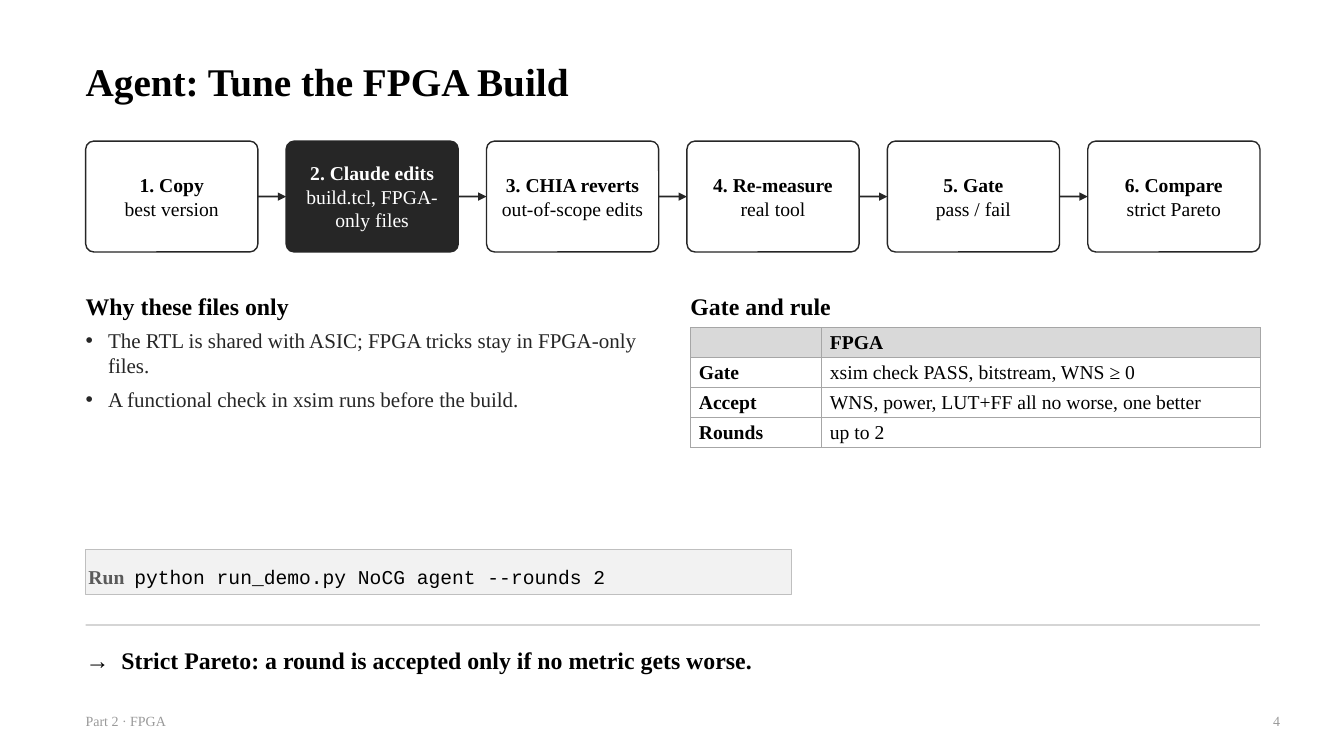
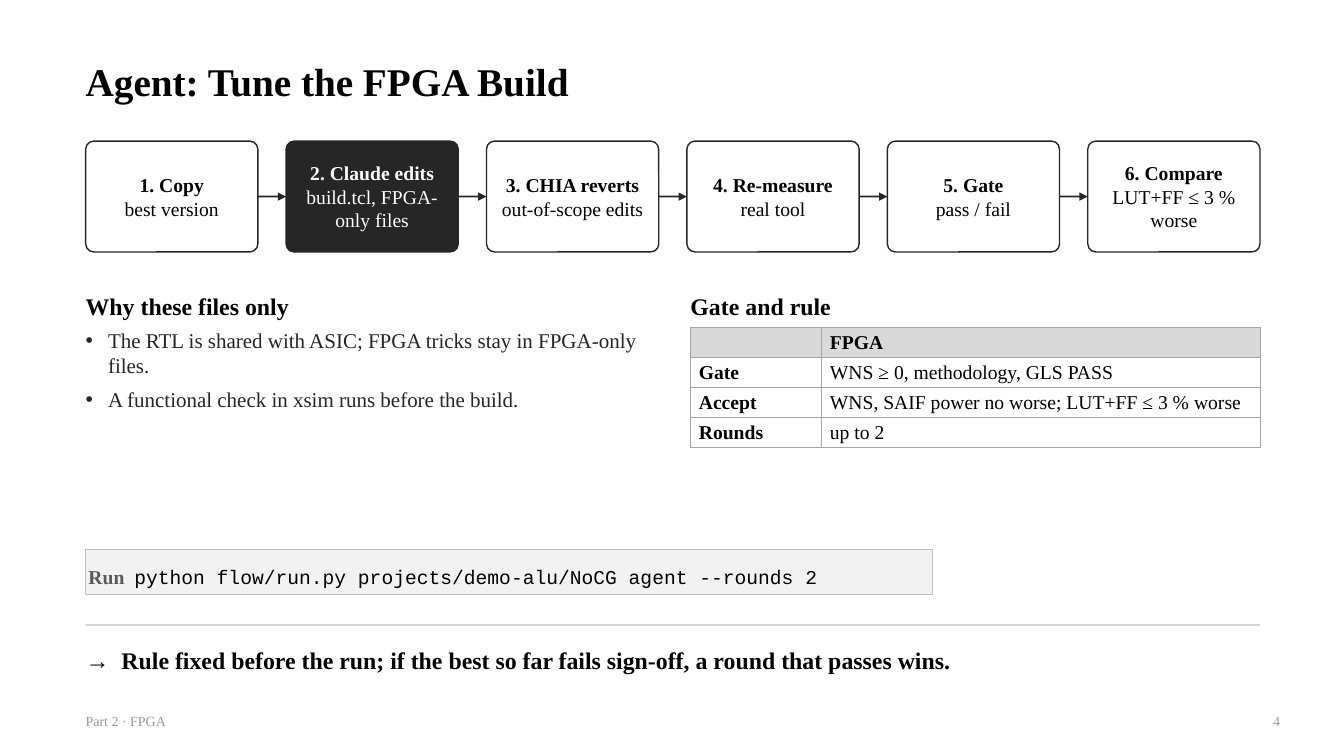
Before and after one commit to chipchip-tech/CHIA-workflow, a slide deck: slide 4 of projects/demo-alu/report/guides/2_FPGA.pptx. Drawn at 1344x756 pixels with LibreOffice and Linux fonts; fonts in the diff are those of the drawing. Boxes give left, top, right and bottom in pixels: in the first picture for what was removed or moved away, otherwise in the second. Text is boxed around its words. In the diff, an @@ line names an element or a change of style, - is before the commit and + after.

```diff
--- a/projects/demo-alu/report/guides/2_FPGA.pptx
+++ b/projects/demo-alu/report/guides/2_FPGA.pptx
@@ text in rounded rectangle at (1112,191,1214,228): text changed @@
-strict Pareto
+LUT+FF ≤ 3 % worse
@@ table at (691,328,1260,448) @@
-row 2, column 2: xsim check PASS, bitstream, WNS ≥ 0
+row 2, column 2: WNS ≥ 0, methodology, GLS PASS
-row 3, column 2: WNS, power, LUT+FF all no worse, one better
+row 3, column 2: WNS, SAIF power no worse; LUT+FF ≤ 3 % worse
@@ rectangle "Run python flow/run.py projects/demo-alu/NoCG agent ...": place and size @@
-rectangle "Run python flow/run.py projects/demo-alu/NoCG agent ..." at (86,549,791,595)
+rectangle "Run python flow/run.py projects/demo-alu/NoCG agent ..." at (86,549,933,595)
@@ text in rectangle at (88,570,817,588): text changed @@
-Run python run_demo.py NoCG agent --rounds 2
+Run python flow/run.py projects/demo-alu/NoCG agent --rounds 2
@@ text at (121,652,950,674): text changed @@
-→ Strict Pareto: a round is accepted only if no metric gets worse.
+→ Rule fixed before the run; if the best so far fails sign-off, a round that passes wins.
```
Also in this commit, not shown: 6 other slides changed, 2 slides added, 5 other files.
